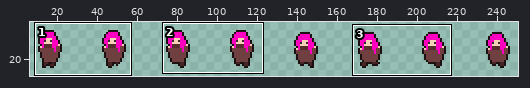
Two versions of one sprite sheet, assets/imgs/player/dark_air.png. The first picture is a wide view before the edit; the outline marks the close-up.
Close-up. Earlier state:
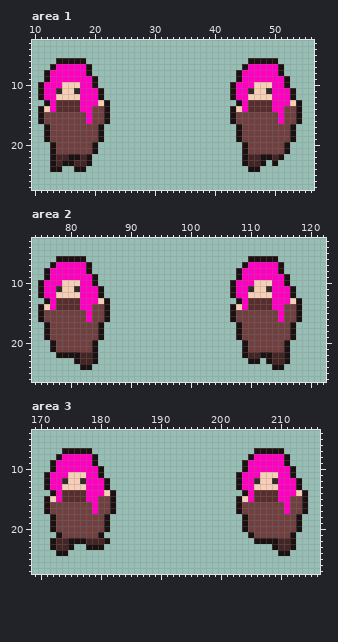
The file is 256x32 pixels. Shown: area 1: x 10..56, y 3..27; area 2: x 74..122, y 3..26; area 3: x 169..216, y 4..27. The wide view leaves out empty margins. The commit also changed other parts of the picture, which this record leaves out.
The same view after the edit:
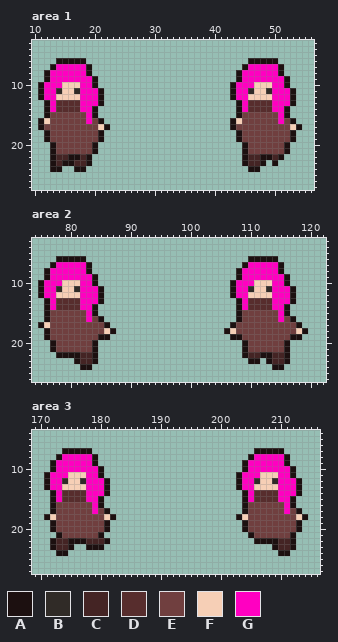
Palette (. is transparent): A #1c1010  B #302b27  C #442424  D #572d2d  E #703f3f  F #f6cfb6  G #ff00c1
Change:
Area 1:
Colour A is added in row 17 at x 11, 22, 43 and 54.
Colour A replaces colour E in row 14 at x 20 and 52; in row 15 at x 12, 20, 44 and 52; in row 16 at x 21 and 53.
Colour A replaces colour F in row 13 at x 21 and 53; in row 14 at x 12 and 44.
Colour E replaces colour A in row 17 at x 12 and 44.
Colour F replaces colour A in row 17 at x 21 and 53.
Colour F replaces colour E in row 16 at x 12 and 44.
The author cleared colour A in row 13 at x 22 and 54; in rows 14 to 15 at x 11, 22, 43 and 54; in row 16 at x 22 and 54.
The author cleared colour E in rows 14 to 15 at x 21 and 53.
Area 2:
Colour A is added in row 17 at x 75, 86, 107 and 118; in row 18 at x 87, 106 and 119; in row 19 at x 86, 107 and 118.
Colour A replaces colour E in row 14 at x 84 and 116; in row 15 at x 76, 84, 108 and 116; in row 16 at x 76, 85, 108 and 117.
Colour A replaces colour F in row 13 at x 85 and 117; in row 14 at x 76 and 108.
Colour E replaces colour A in rows 17 to 18 at x 85, 108 and 117.
Colour F is added in row 18 at x 86, 107 and 118.
Colour F replaces colour A in row 17 at x 76.
The author cleared colour A in row 13 at x 86 and 118; in rows 14 to 16 at x 75, 86, 107 and 118.
The author cleared colour E in rows 14 to 15 at x 85 and 117.
Area 3:
Colour A is added in row 18 at x 171, 182, 203 and 214.
Colour A replaces colour E in row 15 at x 180 and 212; in row 16 at x 172, 180, 204 and 212; in row 17 at x 172, 181, 204 and 213.
Colour A replaces colour F in row 14 at x 181 and 213; in row 15 at x 172 and 204.
Colour F replaces colour A in row 18 at x 172, 181, 204 and 213.
The author cleared colour A in row 14 at x 182 and 214; in rows 15 to 17 at x 171, 182, 203 and 214.
The author cleared colour E in rows 15 to 16 at x 181 and 213.
